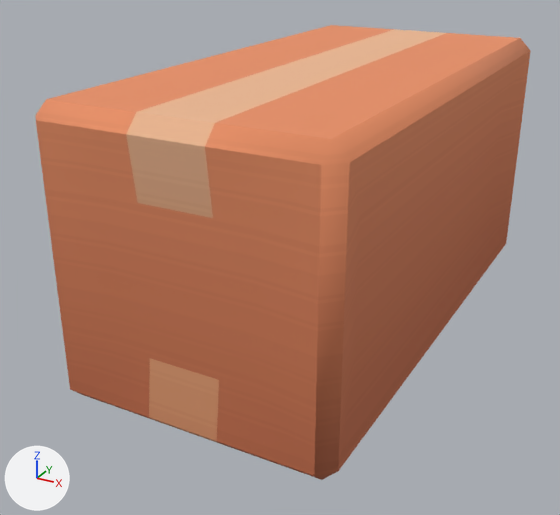
A saved change to the glTF model assets/props/survival/box-large.glb.
Both versions are drawn from a 50 mm camera at (0.301, -0.643, 0.37) aimed at (-0.029, -0.043, 0.07). The axes (+X, +Y, +Z) are drawn at lower left. The lights are the same throughout. The picture after the commit comes second. Vertices at exactly the same position are counted once.

The scene before the commit, as lines of its bpy script (objects in view):
```python
me_box_large = bpy.data.meshes.new('box-large')
me_box_large.from_pydata(...)  # 74 vertices, 124 faces; spans x -0.125..0.125, y -0.25..0.25, z 0.0..0.25
me_box_large.materials.append(mat_colormap)
ob_box_large = bpy.data.objects.new('box-large', me_box_large)
ob_box_large.location = (0.0, 0.0, 0.0)
```
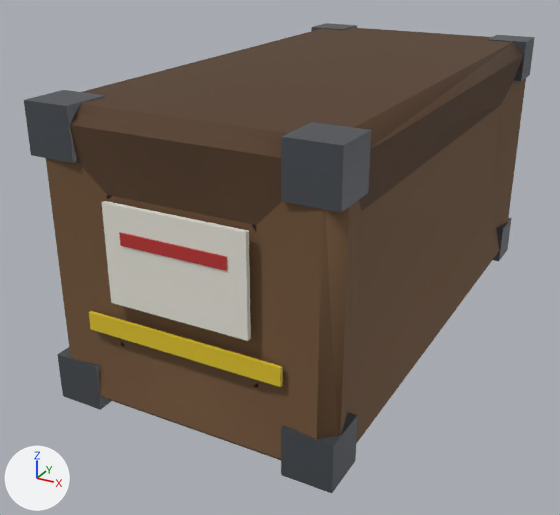
Location of each change, [x1, y1, x2, y2] in pixels of the pictures (560 x 515 px):
'box-large', reshaped, moved, rescaled
    before: [36, 25, 530, 480]
    after: [24, 23, 535, 493]
part 1 of me_box_large, added
    after: [57, 343, 125, 410]
part 2 of me_box_large, added
    after: [24, 90, 106, 163]
part 3 of me_box_large, added
    after: [311, 23, 357, 31]
part 4 of me_box_large, added
    after: [281, 412, 358, 493]
part 5 of me_box_large, added
    after: [281, 122, 371, 212]
part 6 of me_box_large, added
    after: [493, 218, 512, 261]
part 7 of me_box_large, added
    after: [487, 35, 535, 81]
part 8 of me_box_large, added (yellow)
    after: [89, 311, 283, 387]
part 9 of me_box_large, added
    after: [101, 201, 251, 341]
part 10 of me_box_large, added (red)
    after: [119, 232, 227, 271]
part 11 of me_box_large, built on
    before: [103, 196, 256, 391]
    after: [108, 196, 258, 386]
part 12 of me_box_large, recoloured (darker)
    before: [36, 53, 530, 480]
    after: [46, 78, 526, 460]
part 13 of me_box_large, recoloured
    before: [36, 25, 530, 226]
    after: [70, 27, 523, 225]

Edits to the bpy script that builds the scene:
```text
Add mat_crate:
    mat_crate = principled_material('crate')
    mat_crate.base_color = (0.17, 0.09, 0.04)  # brown #735538
    mat_crate.roughness = 0.8
Add mat_cratedark:
    mat_cratedark = principled_material('crateDark')
    mat_cratedark.base_color = (0.09, 0.045, 0.02)  # brown #553c27
    mat_cratedark.roughness = 0.85
Change me_box_large:
    remove me_box_large.from_pydata(...)  # 74 vertices, 124 faces; spans x -0.125..0.125, y -0.25..0.25, z 0.0..0.25
    add me_box_large.from_pydata(...)  # 194 vertices, 296 faces; spans x -0.126..0.126, y -0.254..0.251, z -0.001..0.251
    me_box_large part 1: a new loose piece, a box spanning x -0.126..-0.085, y -0.251..-0.21, z -0.001..0.04, in mat_gunmetal (dark grey #595d63)
    me_box_large part 2: a new loose piece, a box spanning x -0.126..-0.085, y -0.251..-0.21, z 0.21..0.251, in mat_gunmetal (dark grey #595d63)
    me_box_large part 3: a new loose piece, a box spanning x -0.126..-0.085, y 0.21..0.251, z 0.21..0.251, in mat_gunmetal (dark grey #595d63)
    me_box_large part 4: a new loose piece, a box spanning x 0.085..0.126, y -0.251..-0.21, z -0.001..0.04, in mat_gunmetal (dark grey #595d63)
    me_box_large part 5: a new loose piece, a box spanning x 0.085..0.126, y -0.251..-0.21, z 0.21..0.251, in mat_gunmetal (dark grey #595d63)
    me_box_large part 6: a new loose piece, a box spanning x 0.085..0.126, y 0.21..0.251, z -0.001..0.04, in mat_gunmetal (dark grey #595d63)
    me_box_large part 7: a new loose piece, a box spanning x 0.085..0.126, y 0.21..0.251, z 0.21..0.251, in mat_gunmetal (dark grey #595d63)
    me_box_large part 8: a new loose piece, a box spanning x -0.085..0.085, y -0.252..-0.249, z 0.075..0.09, in mat_hazard (yellow #e1c427)
    me_box_large part 9: a new loose piece, a box spanning x -0.06..0.06, y -0.253..-0.249, z 0.105..0.185, in mat_paper (white #e7e5da)
    me_box_large part 10: a new loose piece, a box spanning x -0.045..0.045, y -0.254..-0.249, z 0.155..0.165, in mat_red (red #bc3030)
    me_box_large part 11
    12 faces are deleted
    32 vertices are added at x -0.062..0.062, y -0.244..0.244, z 0.062..0.188
    46 new faces join them, mat_crate (brown #735538)
    6 new faces join them, mat_cratedark (brown #553c27)
    me_box_large part 12: 70 faces spanning x -0.125..0.125, y -0.25..0.25, z 0.0..0.237 switch from mat_colormap to mat_crate (brown #735538)
    me_box_large part 13: 42 faces spanning x -0.125..0.125, y -0.25..0.25, z 0.188..0.25 switch from mat_colormap to mat_cratedark (brown #553c27)
    other edits to the shape of me_box_large do not show in these pictures
    add me_box_large.materials.append(mat_gunmetal)  # dark grey #595d63
    add me_box_large.materials.append(mat_hazard)  # yellow #e1c427
    add me_box_large.materials.append(mat_paper)  # white #e7e5da
    add me_box_large.materials.append(mat_red)  # red #bc3030
Change ob_box_large:
    ob_box_large.location: (0.0, 0.0, 0.0) -> (0.0, 0.0015, 0.001)
    ob_box_large.scale: (1.0, 1.0, 1.0) -> (0.992, 0.99, 0.992)
```
